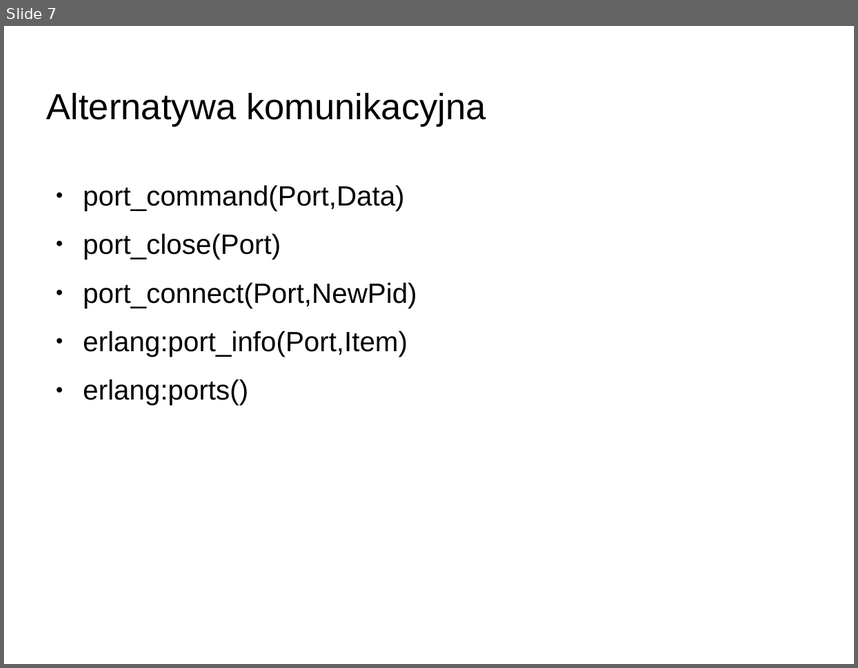
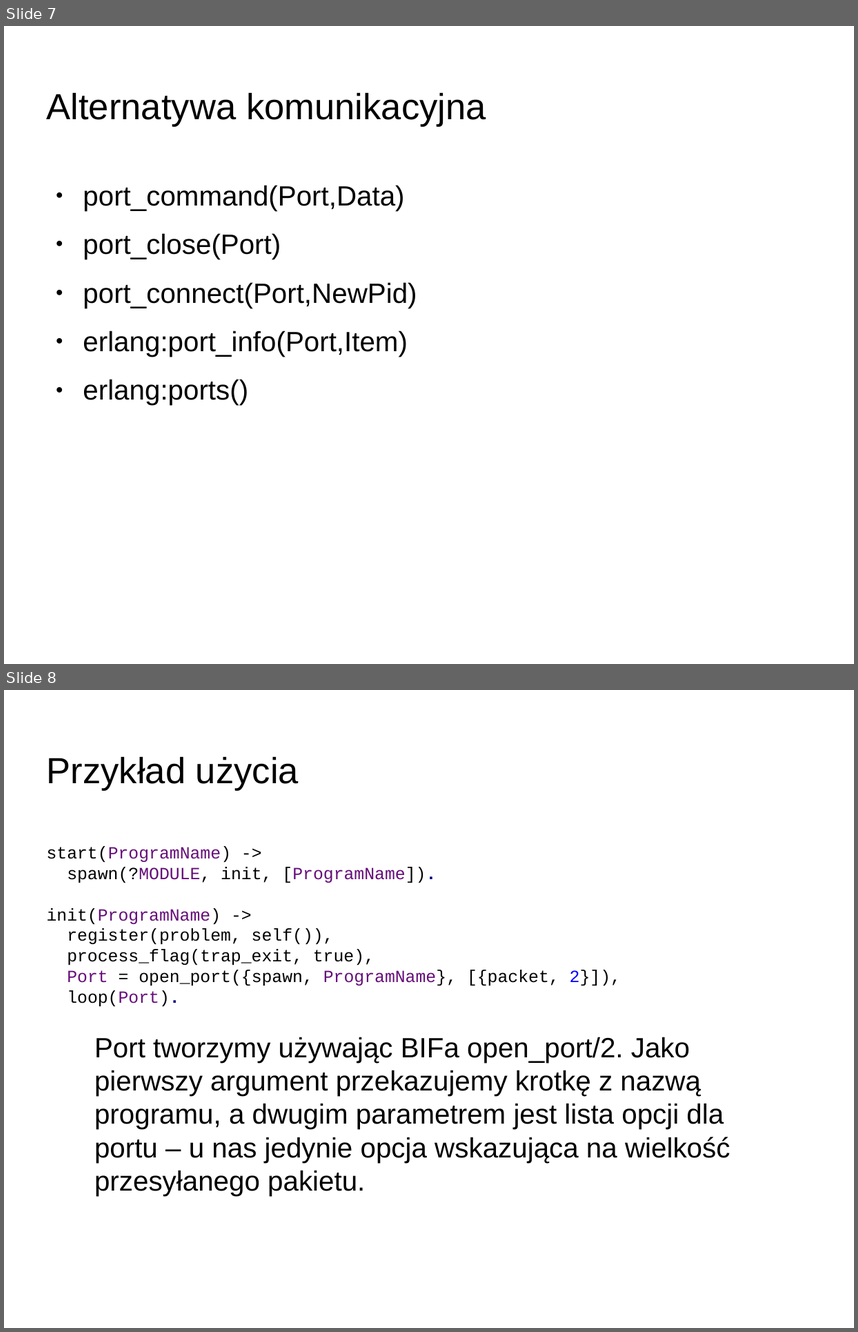
Before and after one commit to rafalgrm/erlang, a slide deck: prezentacja.odp. Shown one above the other, each under a label of ours: slide 7 before the commit, slides 7 and 8 after it. The pictures are 858x668 and 858x1332 pixels, drawn with LibreOffice and Linux fonts; fonts in the diff are those of the drawing; background and template pictures are left out. Boxes give left, top, right and bottom in pixels: in the first picture for what was removed or moved away, otherwise in the second. Text is boxed around its words. In the diff, an @@ line names an element or a change of style, - is before the commit and + after.

```diff
--- a/prezentacja.odp
+++ b/prezentacja.odp
@@ slide 8 added at <box>4,690,854,1328</box>, background picture (left out) @@
@@ title added at <box>47,757,299,791</box>, 33.9 pt, text #000000 @@
+Przykład użycia
@@ text added at <box>47,846,621,1006</box>, 16 pt, text #000000 @@
+start(ProgramName) ->
+spawn(?MODULE, init, [ProgramName]).
+init(ProgramName) ->
+register(problem, self()),
+process_flag(trap_exit, true),
+Port = open_port({spawn, ProgramName}, [{packet, 2}]),
+loop(Port).
@@ text added at <box>94,1036,730,1196</box>, 26 pt, text #000000 @@
+Port tworzymy używając BIFa open_port/2. Jako pierwszy argument przekazujemy krotkę z nazwą programu, a dwugim parametrem jest lista opcji dla portu – u nas jedynie opcja wskazująca na wielkość przesyłanego pakietu.
```
Also in this commit, not shown: 4 other slides added, 1 other file.
